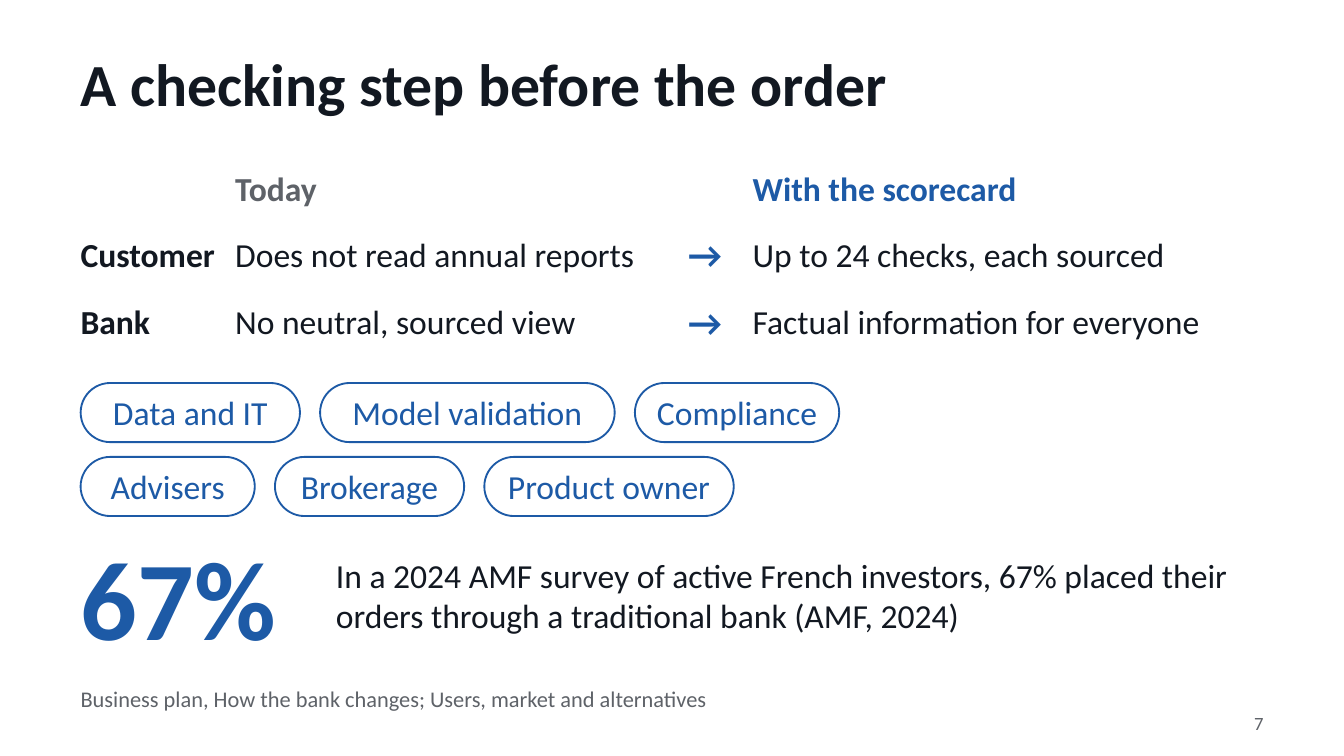
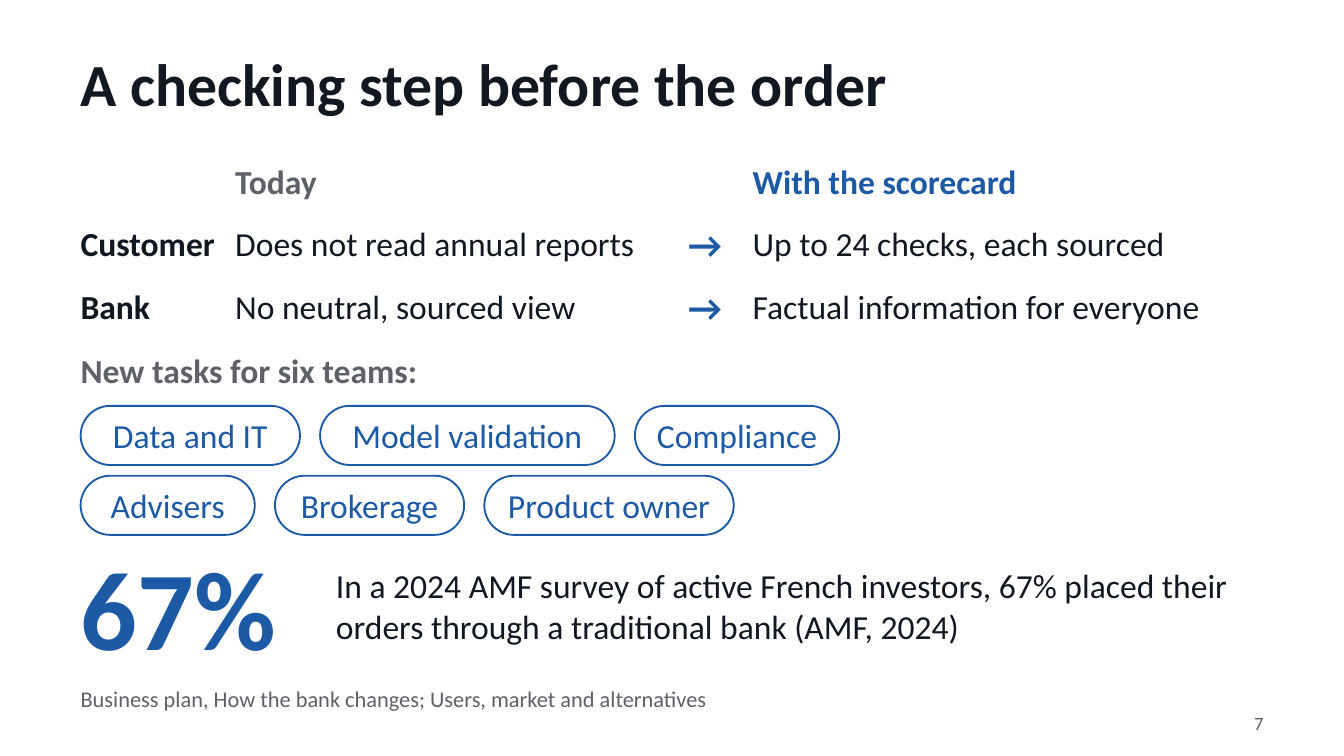
Before and after one commit to BossToGo/filing-scorecard, a slide deck: slide 7 of docs/slides/filing-scorecard.pptx. Drawn at 1344x756 pixels with LibreOffice and Linux fonts; fonts in the diff are those of the drawing. Boxes give left, top, right and bottom in pixels: in the first picture for what was removed or moved away, otherwise in the second. Text is boxed around its words. In the diff, an @@ line names an element or a change of style, - is before the commit and + after.

```diff
--- a/docs/slides/filing-scorecard.pptx
+++ b/docs/slides/filing-scorecard.pptx
@@ text "Today": place and size @@
-text "Today" at (235, 177, 317, 207)
+text "Today" at (235, 170, 317, 200)
@@ text "With the scorecard": place and size @@
-text "With the scorecard" at (753, 177, 1017, 202)
+text "With the scorecard" at (753, 170, 1017, 195)
@@ 4 texts: place and size @@
-4 texts at (81, 226, 1164, 282)
+4 texts at (81, 215, 1164, 271)
@@ 4 texts: place and size @@
-4 texts at (81, 293, 1199, 349)
+4 texts at (81, 278, 1199, 335)
@@ text added at (81, 359, 417, 383), 18 pt, text #5E6268, bold @@
+New tasks for six teams:
@@ 3 texts, 3 rounded rectangles: place and size @@
-3 texts, 3 rounded rectangles at (81, 383, 839, 442)
+3 texts, 3 rounded rectangles at (81, 406, 839, 465)
@@ 3 texts, 3 rounded rectangles: place and size @@
-3 texts, 3 rounded rectangles at (81, 457, 734, 516)
+3 texts, 3 rounded rectangles at (81, 476, 734, 535)
@@ text "67%": place and size @@
-text "67%" at (81, 562, 276, 641)
+text "67%" at (81, 572, 276, 651)
@@ text "In a 2024 AMF survey ...": place and size @@
-text "In a 2024 AMF survey ..." at (336, 564, 1227, 634)
+text "In a 2024 AMF survey ..." at (336, 574, 1227, 645)
```
Also in this commit, not shown: 4 other slides changed, 3 other files.
